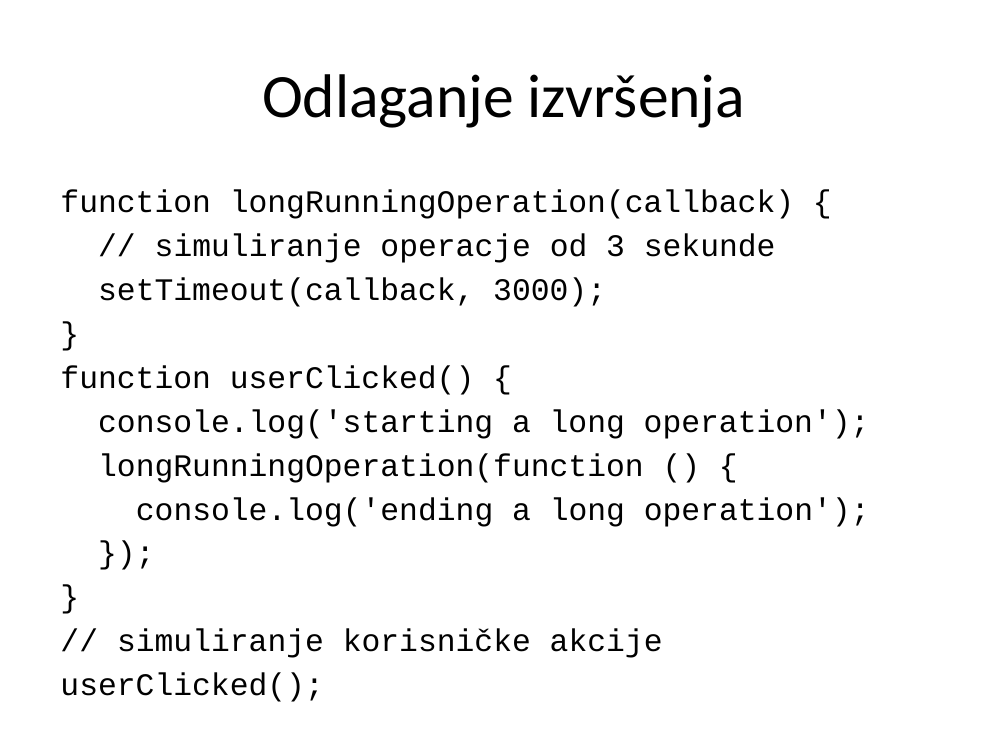
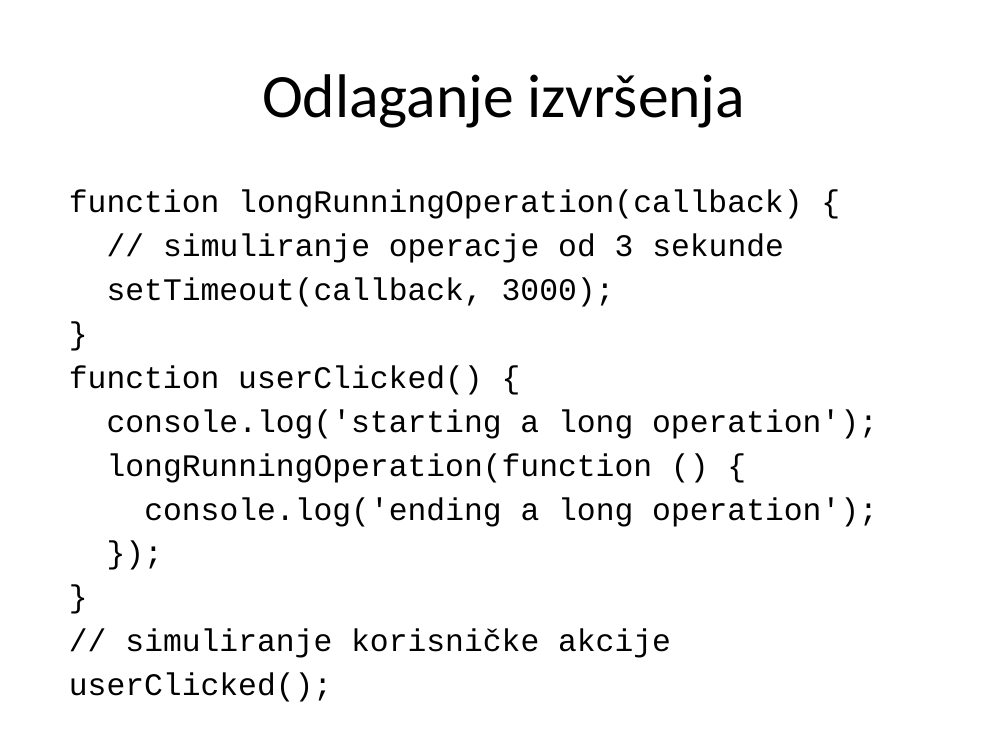
Before and after one commit to Cobrijani/2016, a slide deck: slide 12 of BackEnd/01_Node/BackEnd_01_Node.pptx. Drawn at 1008x756 pixels with LibreOffice and Linux fonts; fonts in the diff are those of the drawing. Boxes give left, top, right and bottom in pixels: in the first picture for what was removed or moved away, otherwise in the second. Text is boxed around its words. In the diff, an @@ line names an element or a change of style, - is before the commit and + after.

```diff
--- a/BackEnd/01_Node/BackEnd_01_Node.pptx
+++ b/BackEnd/01_Node/BackEnd_01_Node.pptx
@@ text "function longRunningOperation(callback) {": place and size @@
-text "function longRunningOperation(callback) {" at box(60, 190, 870, 658)
+text "function longRunningOperation(callback) {" at box(69, 190, 878, 658)
```
Also in this commit, not shown: 2 other slides changed, 5 other files.
